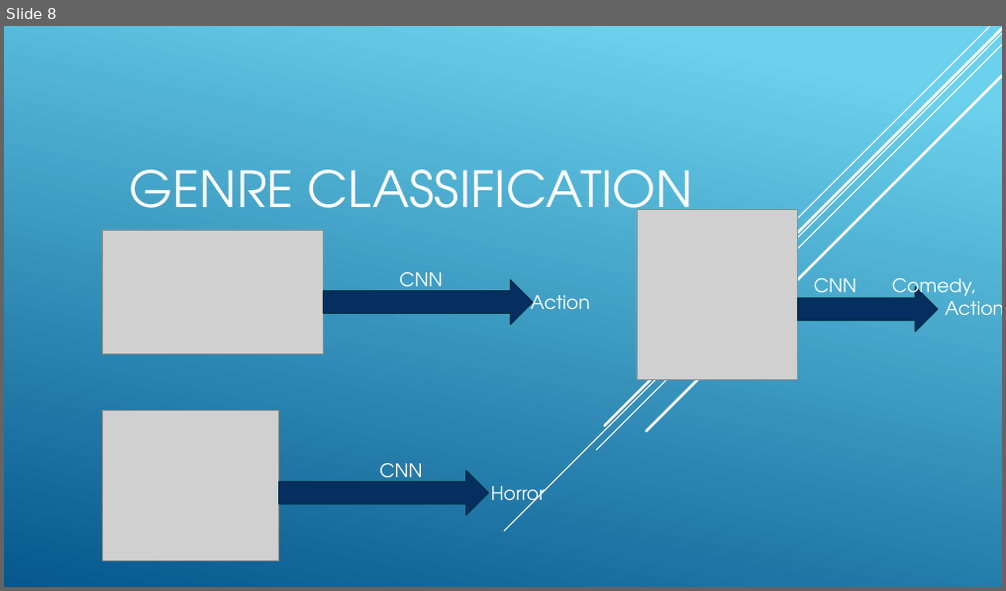
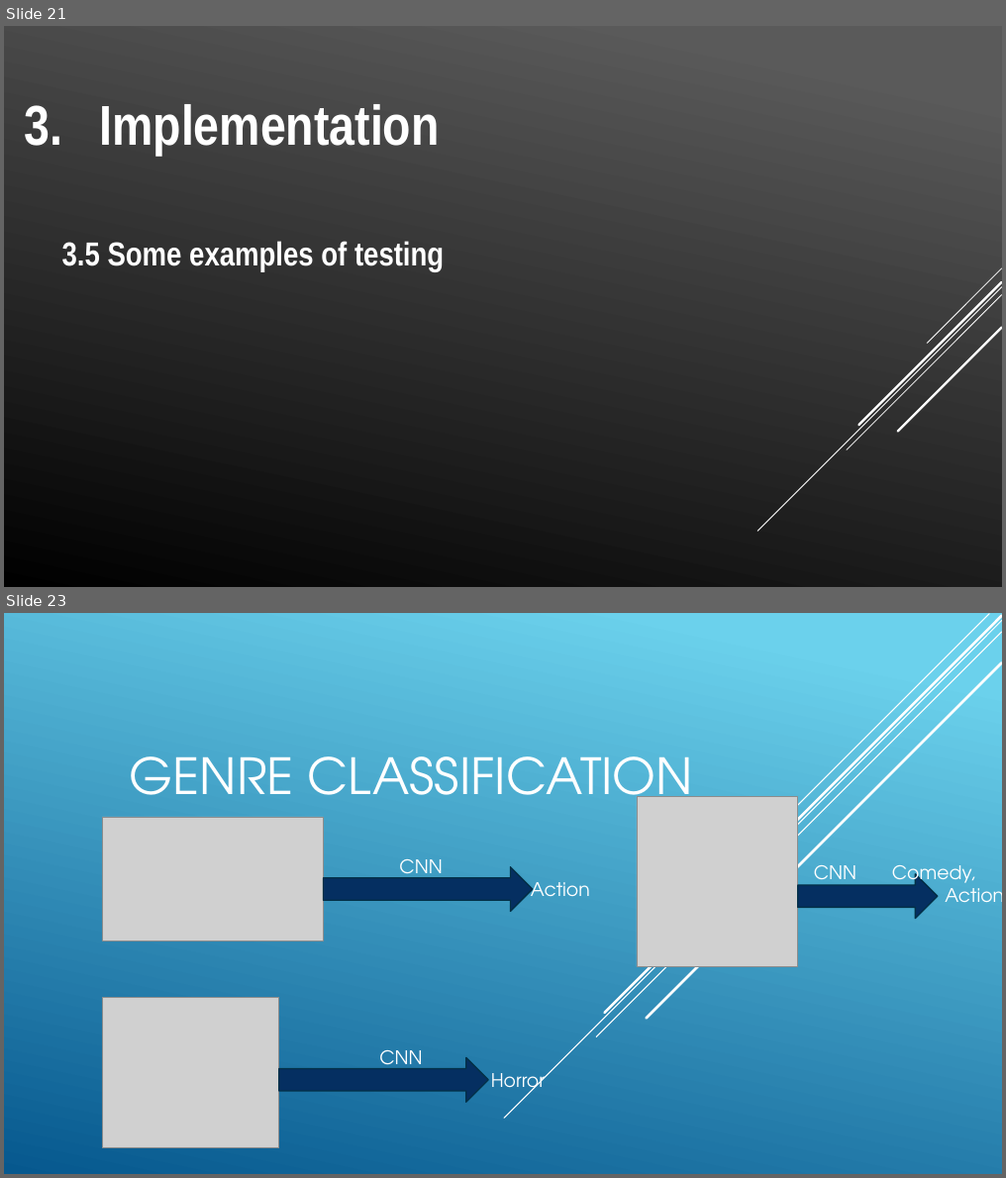
Before and after one commit to jordantangy/MoviePosterClassification-CNN, a slide deck: Slide Show.pptx. Shown one above the other, each under a label of ours: slide 8 before the commit, slides 21 and 23 after it; the slides between them are not shown. The pictures are 1006x591 and 1006x1178 pixels, drawn with LibreOffice and Linux fonts; fonts in the diff are those of the drawing; grey boxes stand for pictures. Boxes give left, top, right and bottom in pixels: in the first picture for what was removed or moved away, otherwise in the second. Text is boxed around its words. In the diff, an @@ line names an element or a change of style, - is before the commit and + after.

```diff
--- a/Slide Show.pptx
+++ b/Slide Show.pptx
@@ slide 21 added at (x1=4, y1=26, x2=1002, y2=587), background gradient #5B5B5B to #000000 @@
@@ text added at (x1=62, y1=104, x2=444, y2=272), 32 pt, text #FFFFFF, bold @@
+3. Implementation
+3.5 Some examples of testing
@@ group added at (x1=757, y1=269, x2=1002, y2=531): 5 lines @@
@@ what was slide 8 is now slide 23 @@
```
Also in this commit, not shown: 1 slide changed, 14 other slides added, 4 other files.
